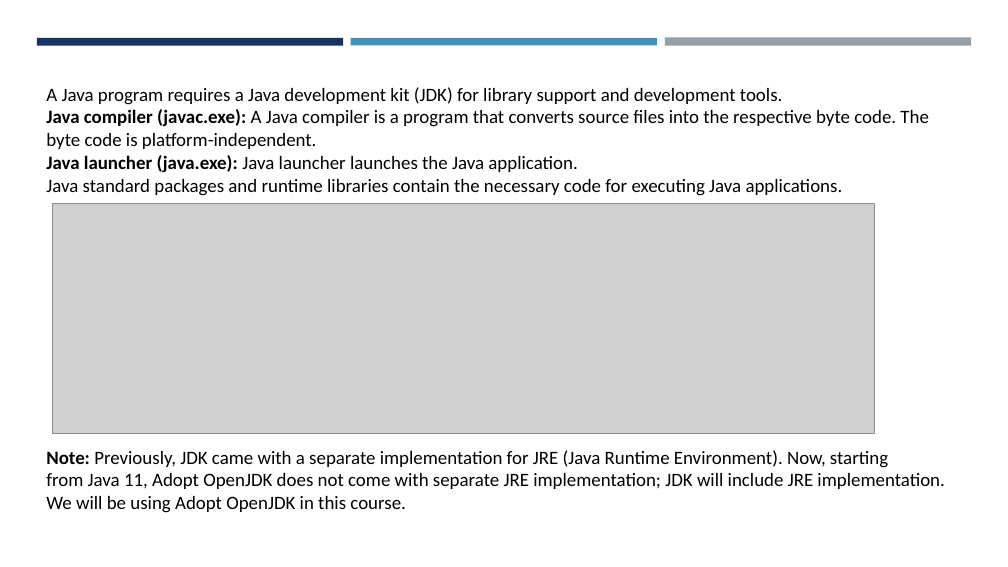
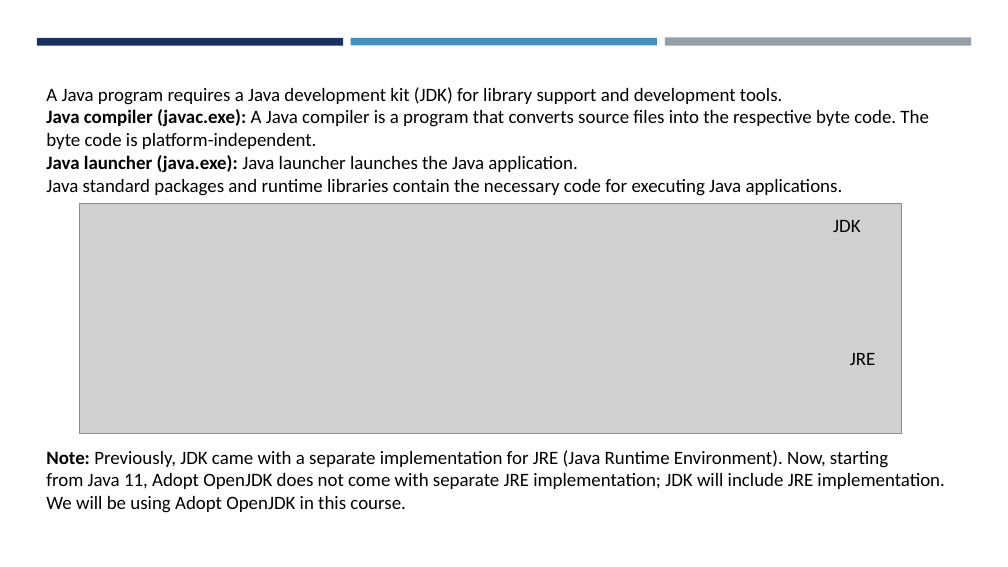
Before and after one commit to amantiwari8861/javaV1, a slide deck: slide 9 of javaSlides/Java Slides part 1.pptx (slide 7 before the commit). Drawn at 1008x567 pixels with LibreOffice and Linux fonts; fonts in the diff are those of the drawing; grey boxes stand for pictures. Boxes give left, top, right and bottom in pixels: in the first picture for what was removed or moved away, otherwise in the second. Text is boxed around its words. In the diff, an @@ line names an element or a change of style, - is before the commit and + after.

```diff
--- a/javaSlides/Java Slides part 1.pptx
+++ b/javaSlides/Java Slides part 1.pptx
@@ picture: place and size @@
-picture at bbox=[53, 203, 875, 433]
+picture at bbox=[80, 204, 902, 433]
@@ text added at bbox=[833, 220, 860, 232], 18 pt, text #000000 @@
+JDK
@@ text added at bbox=[850, 353, 875, 365], 18 pt, text #000000 @@
+JRE
```
Also in this commit, not shown: 4 other slides changed, 2 slides added, 43 other files.
